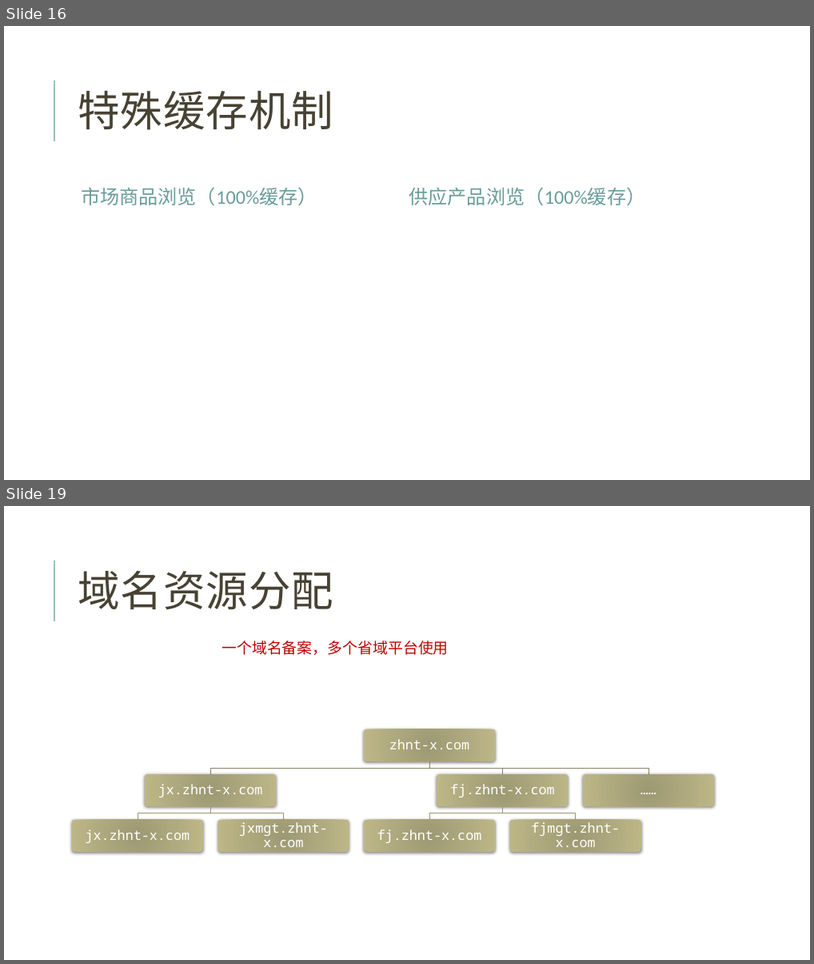
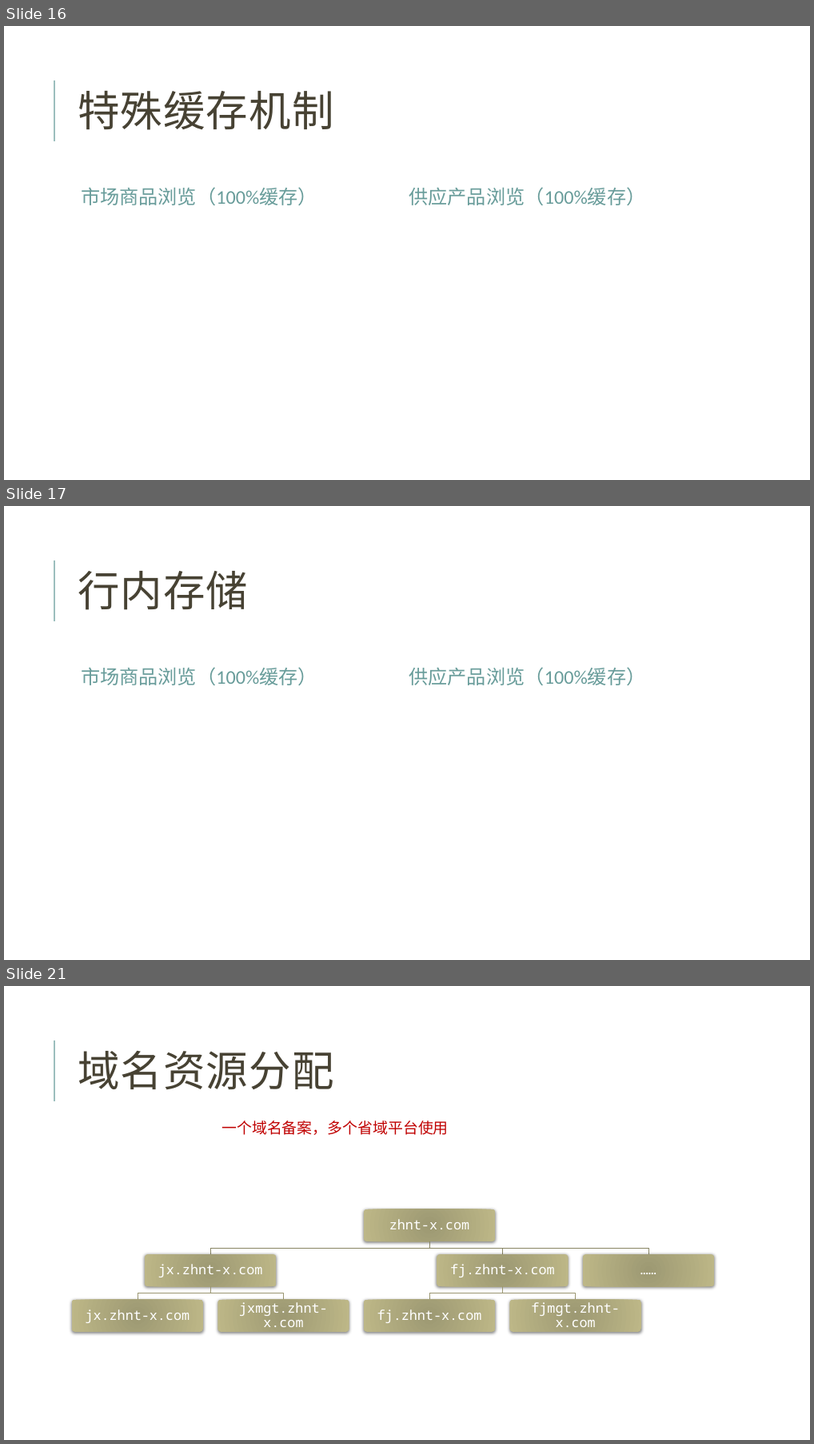
Before and after one commit to jzgi/chainsmart, a slide deck: Docs/品链供销平台.pptx. Shown one above the other, each under a label of ours: slides 16 and 19 before the commit, slides 16, 17 and 21 after it; the slides between them are not shown. The pictures are 814x964 and 814x1444 pixels, drawn with LibreOffice and Linux fonts; fonts in the diff are those of the drawing. Boxes give left, top, right and bottom in pixels: in the first picture for what was removed or moved away, otherwise in the second. Text is boxed around its words. In the diff, an @@ line names an element or a change of style, - is before the commit and + after.

```diff
--- a/Docs/品链供销平台.pptx
+++ b/Docs/品链供销平台.pptx
@@ slide 17 added at (4,506,810,960), background #FFFFFF; not listed: 1 template element that a slide beside it also shows @@
@@ title added at (78,571,248,610), 50 pt, text #474233 @@
+行内存储
@@ text added at (81,667,318,685), 23 pt, text #689C9A @@
+市场商品浏览（100%缓存）
@@ text added at (410,667,646,685), 23 pt, text #689C9A @@
+供应产品浏览（100%缓存）
@@ what was slide 19 is now slide 21 @@
```
Also in this commit, not shown: 2 slides changed, 1 other slide added, 18 other files.
